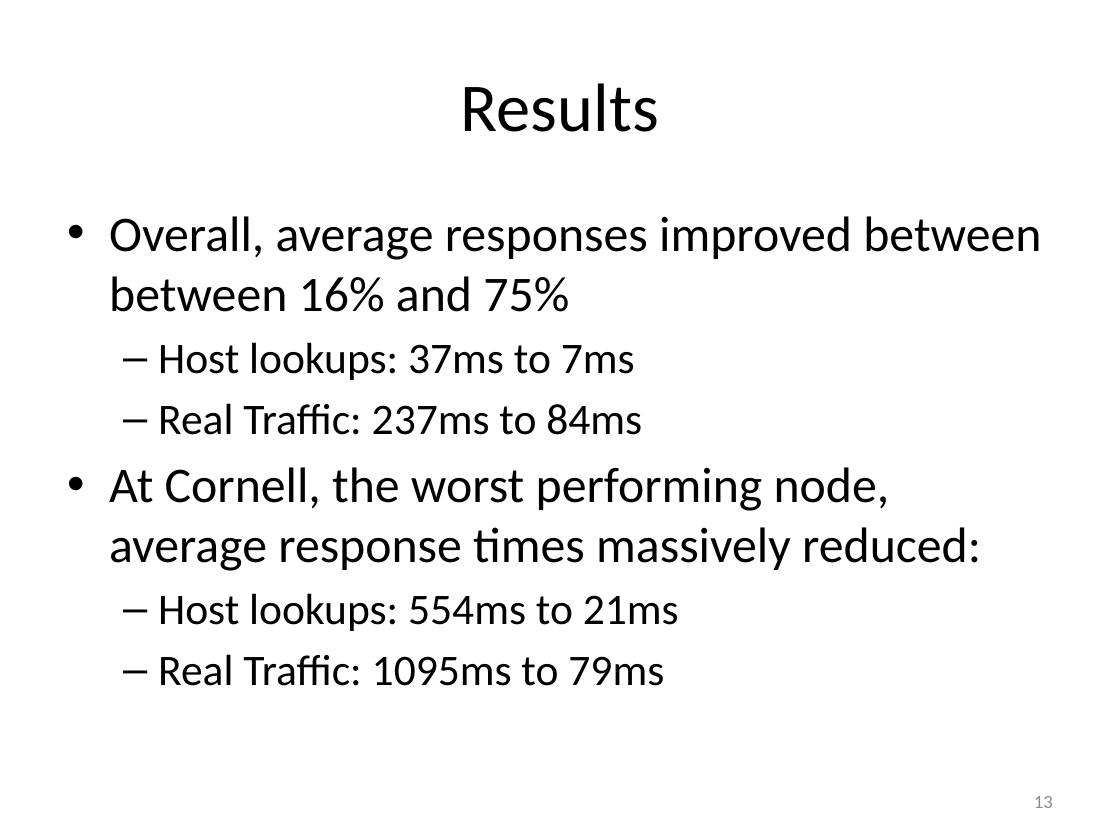
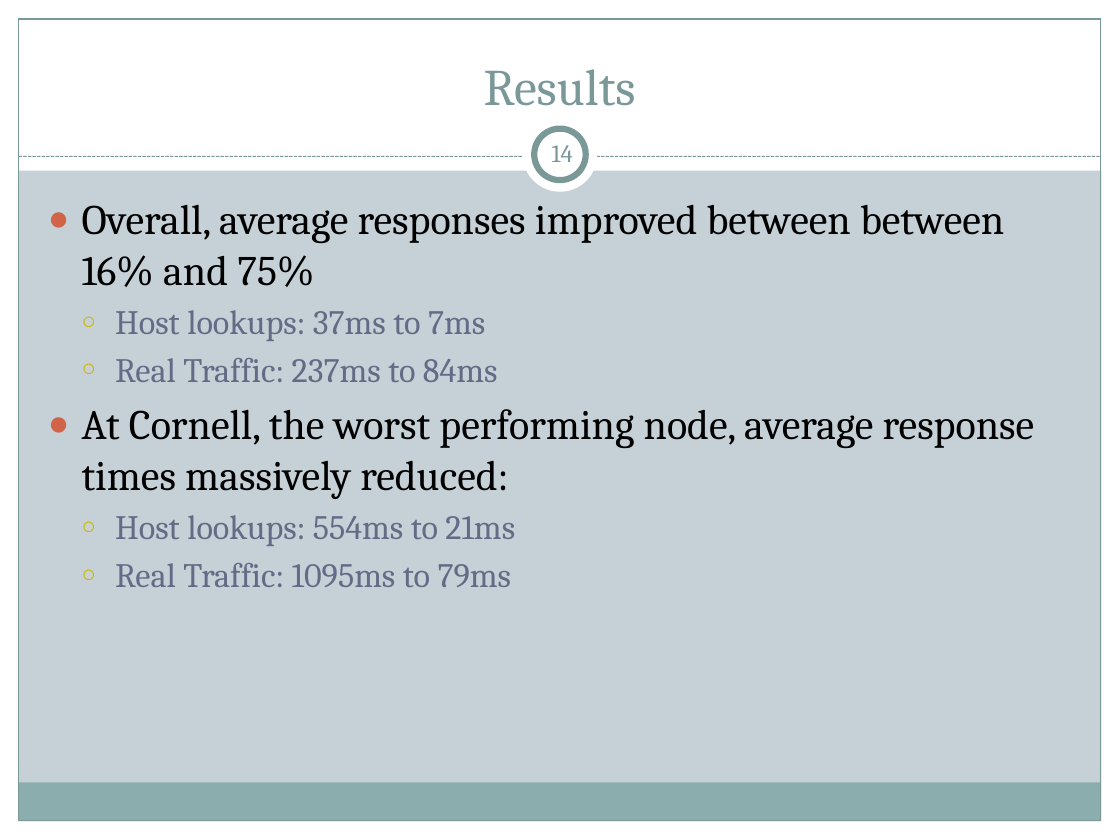
Before and after one commit to cs525-koala/documents, a slide deck: slide 14 of p2p/P2P Apps.pptx (slide 13 before the commit). Drawn at 1120x840 pixels with LibreOffice and Linux fonts; fonts in the diff are those of the drawing. Boxes give left, top, right and bottom in pixels: in the first picture for what was removed or moved away, otherwise in the second. Text is boxed around its words. In the diff, an @@ line names an element or a change of style, - is before the commit and + after.

Commit message:
presentation: changed theme, going through codns slides first

```diff
--- a/p2p/P2P Apps.pptx
+++ b/p2p/P2P Apps.pptx
@@ background #FFFFFF to #C5D1D7 @@
@@ rectangle added at (0,0,1120,170), fill #FFFFFF @@
@@ rectangle added at (0,0,19,840), fill #FFFFFF @@
@@ rectangle added at (19,19,1101,821), outline #7C999A 0.75 pt @@
@@ title "Results": place and size @@
-title "Results" at (461,83,659,132)
+title "Results" at (484,69,636,106)
@@ title "Results" at (484,69,636,106): size 44 to 33 pt, font Calibri to Cambria, text colour #000000 to #7C999A; vertical alignment middle to bottom @@
@@ rectangle added at (1101,0,1120,840), fill #FFFFFF @@
@@ ellipse added at (523,118,598,193), fill #FFFFFF @@
@@ ellipse added at (534,129,586,180), fill #FFFFFF, outline #7C999A 4 pt @@
@@ page number added at (552,145,573,162), 16 pt, text #7C999A @@
+14
@@ line added from (19, 157) to (1101, 157), #7C999A 0.75 pt dashed @@
@@ text "Overall, average responses improved between ...": place and size @@
-text "Overall, average responses improved between ..." at (109,216,1041,686)
+text "Overall, average responses improved between ..." at (82,204,1034,587)
@@ text "Overall, average responses improved between ..." at (82,204,1034,587): size 32 to 27 pt in "Overall, average responses improved between between 16% ...", "At Cornell, the worst performing node, average ..."; font Calibri to Cambria; size 28 to 22 pt, text colour #000000 to #646B86 in "Host lookups: 37ms to 7ms", "Real Traffic: 237ms to 84ms", "Host lookups: 554ms to 21ms", "Real Traffic: 1095ms to 79ms"; bullet • to ●; less space between paragraphs; bullet – to ○ @@
@@ rectangle added at (18,783,1100,821), fill #8CADAE @@
@@ page number removed at (1034,796,1053,808) @@
-13
@@ rectangle added at (0,821,1120,840), fill #FFFFFF @@
```
Also in this commit, not shown: 17 other slides changed, 1 slide added.
